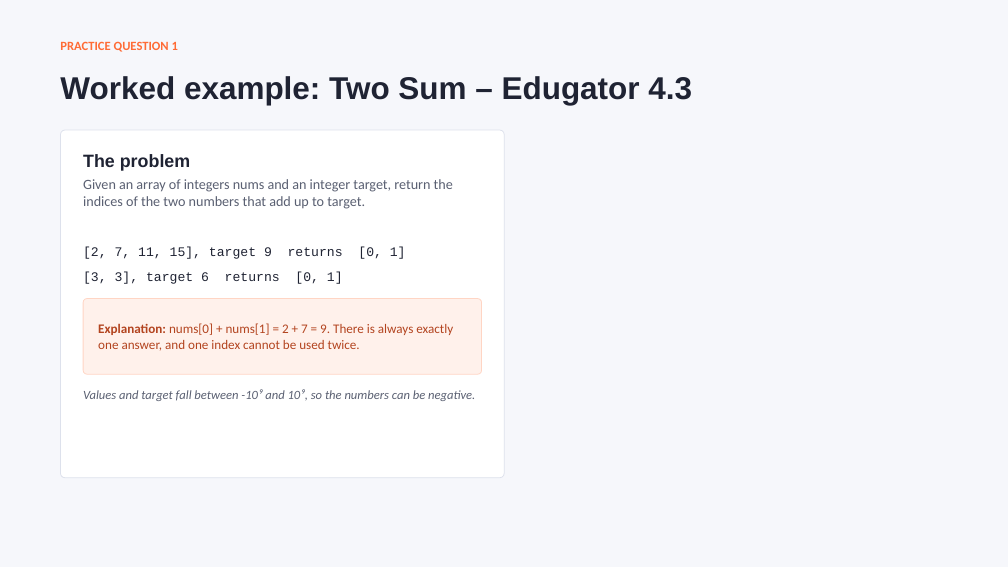
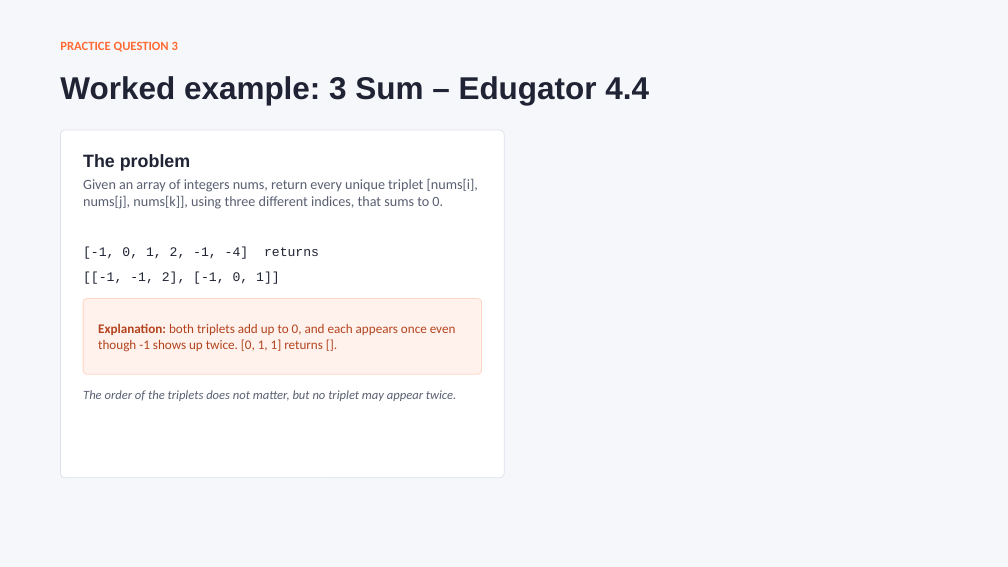
Before and after one commit to kapooramanpreet/TechnicalInterview101, a slide deck: slide 17 of assets/slides/Technical_Interview_101_Hash Tables.pptx (slide 11 before the commit). Drawn at 1008x567 pixels with LibreOffice and Linux fonts; fonts in the diff are those of the drawing. Boxes give left, top, right and bottom in pixels: in the first picture for what was removed or moved away, otherwise in the second. Text is boxed around its words. In the diff, an @@ line names an element or a change of style, - is before the commit and + after.

```diff
--- a/assets/slides/Technical_Interview_101_Hash Tables.pptx
+++ b/assets/slides/Technical_Interview_101_Hash Tables.pptx
@@ text at <box>60,41,178,52</box>: text changed @@
-PRACTICE QUESTION 1
+PRACTICE QUESTION 3
@@ title at <box>60,76,649,105</box>: text changed @@
-Worked example: Two Sum – Edugator 4.3
+Worked example: 3 Sum – Edugator 4.4
@@ text at <box>83,178,478,209</box>: text changed @@
-Given an array of integers nums and an integer target, return the indices of the two numbers that add up to target.
+Given an array of integers nums, return every unique triplet [nums[i], nums[j], nums[k]], using three different indices, that sums to 0.
@@ text at <box>83,247,319,259</box>: text changed @@
-[2, 7, 11, 15], target 9 returns [0, 1]
+[-1, 0, 1, 2, -1, -4] returns
@@ text at <box>83,271,280,284</box>: text changed @@
-[3, 3], target 6 returns [0, 1]
+[[-1, -1, 2], [-1, 0, 1]]
@@ text at <box>98,323,456,352</box>: text changed @@
-Explanation: nums[0] + nums[1] = 2 + 7 = 9. There is always exactly one answer, and one index cannot be used twice.
+Explanation: both triplets add up to 0, and each appears once even though -1 shows up twice. [0, 1, 1] returns [].
@@ text at <box>83,390,456,401</box>: text changed @@
-Values and target fall between -10⁹ and 10⁹, so the numbers can be negative.
+The order of the triplets does not matter, but no triplet may appear twice.
```
Also in this commit, not shown: 10 other slides changed, 6 slides added, 3 slides removed.
